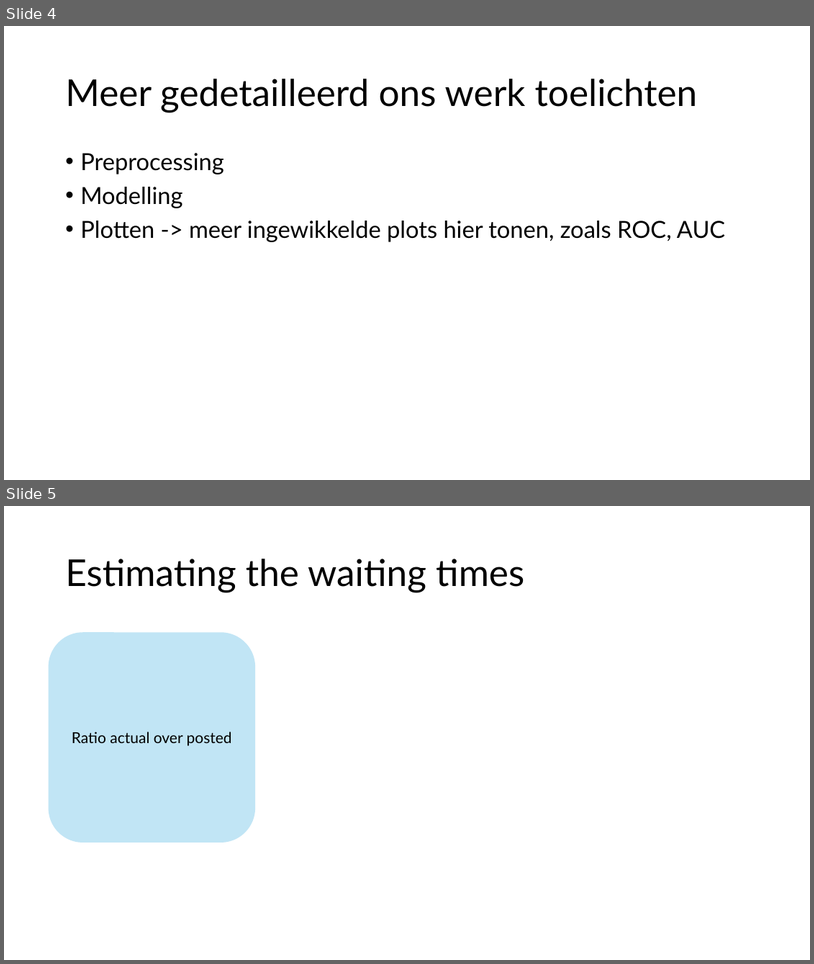
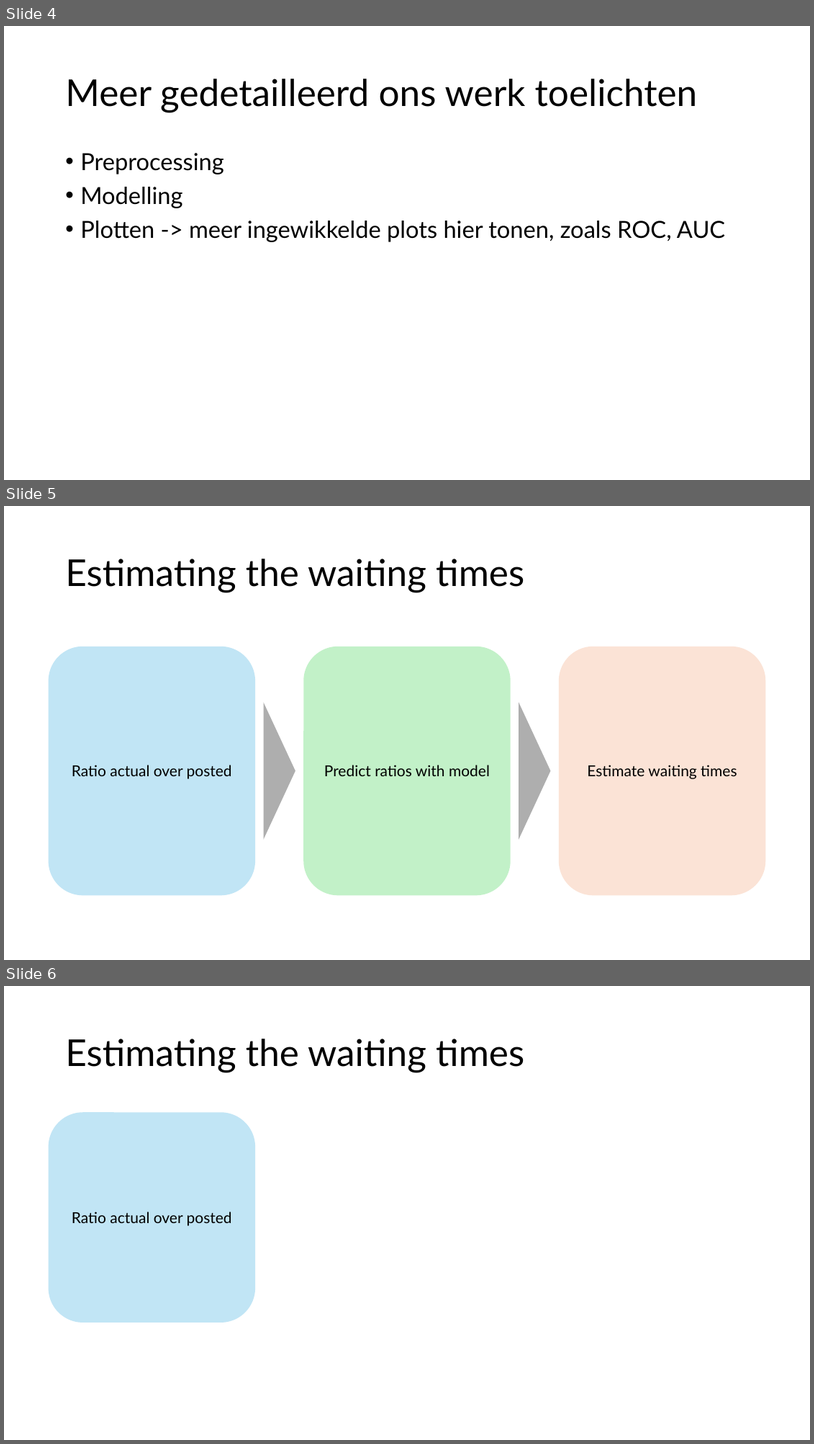
Before and after one commit to Isabel360/Disney, a slide deck: slides_lore.pptx. Shown one above the other, each under a label of ours: slides 4 and 5 before the commit, slides 4, 5 and 6 after it. The pictures are 814x964 and 814x1444 pixels, drawn with LibreOffice and Linux fonts; fonts in the diff are those of the drawing. Boxes give left, top, right and bottom in pixels: in the first picture for what was removed or moved away, otherwise in the second. Text is boxed around its words. In the diff, an @@ line names an element or a change of style, - is before the commit and + after.

```diff
--- a/slides_lore.pptx
+++ b/slides_lore.pptx
@@ slide 5 added at [4, 506, 810, 960], background #FFFFFF @@
@@ title added at [65, 559, 525, 592], 44 pt, text #000000 @@
+Estimating the waiting times
@@ rounded rectangle added at [48, 646, 255, 895], fill #C1E5F5, 18 pt, text #000000 @@
+Ratio actual over posted
@@ rounded rectangle added at [304, 646, 511, 895], fill #C2F1C8, 18 pt, text #000000 @@
+Predict ratios with model
@@ rounded rectangle added at [559, 646, 766, 895], fill #FBE3D6, 18 pt, text #000000 @@
+Estimate waiting times
@@ triangle added at [263, 702, 296, 839], fill #AEAEAE @@
@@ triangle added at [519, 702, 551, 839], fill #AEAEAE @@
@@ what was slide 5 is now slide 6 @@
```
Also in this commit, not shown: 1 slide changed.
